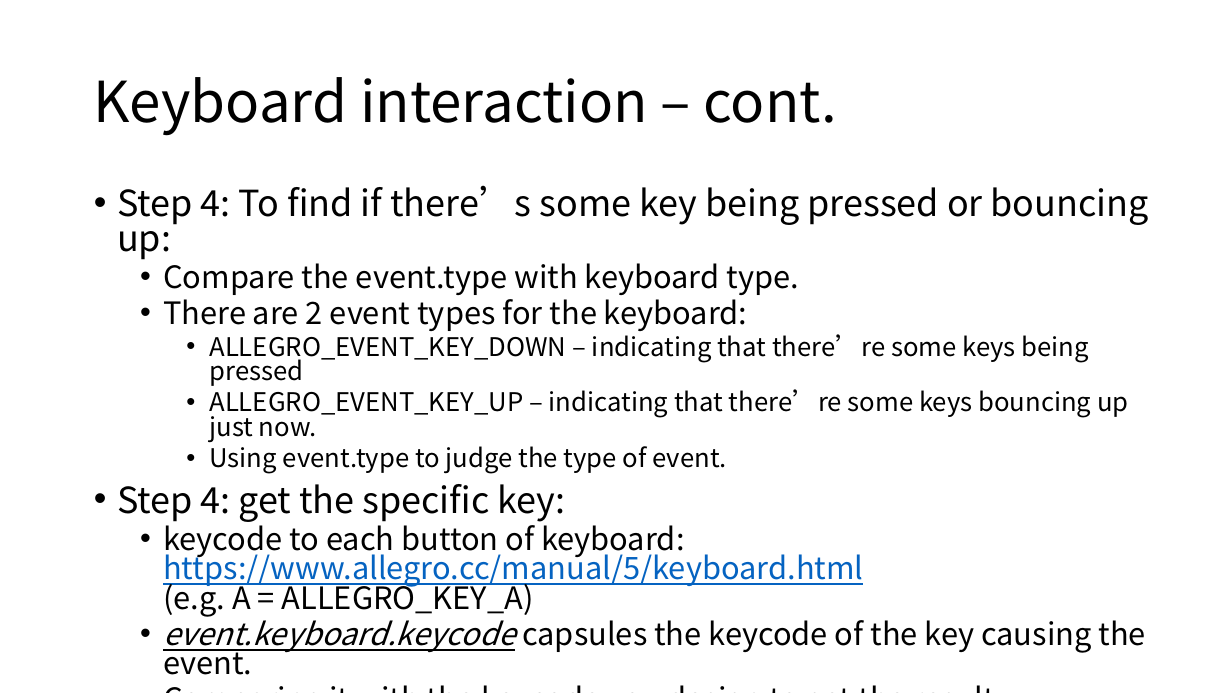
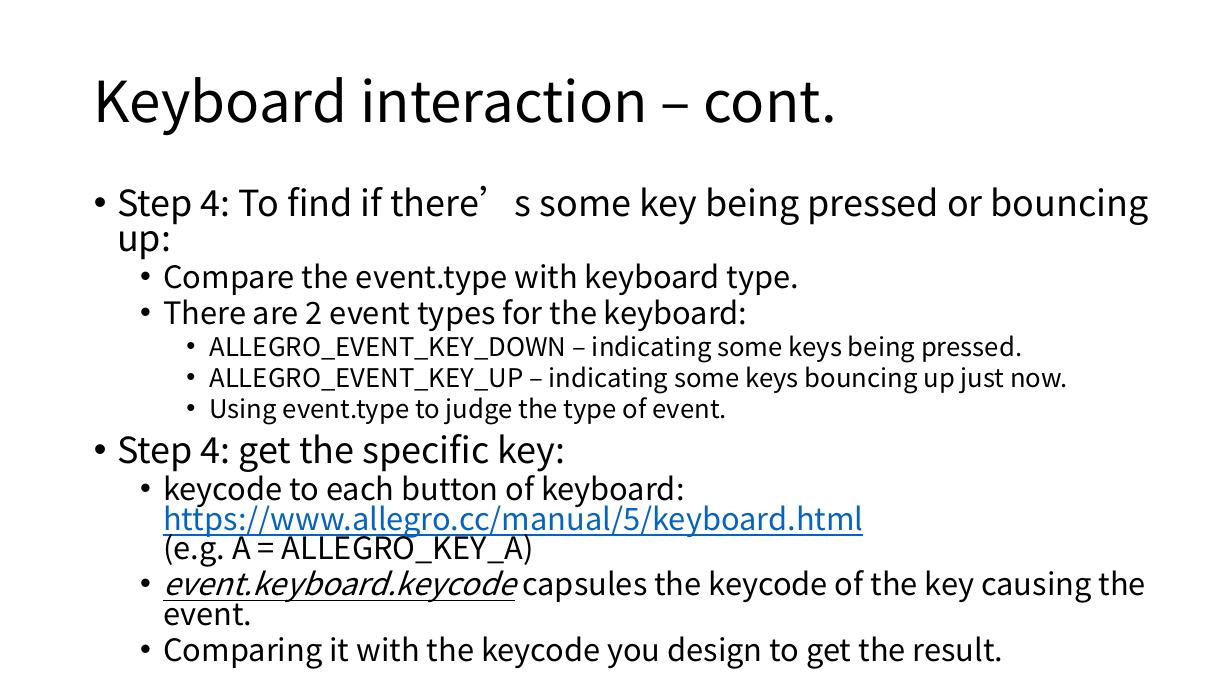
Before and after one commit to arcchang1236/Allegro-5, a slide deck: slide 34 of tutorial/final_proj.pptx (slide 31 before the commit). Drawn at 1232x693 pixels with LibreOffice and Linux fonts; fonts in the diff are those of the drawing. Boxes give left, top, right and bottom in pixels: in the first picture for what was removed or moved away, otherwise in the second. Text is boxed around its words. In the diff, an @@ line names an element or a change of style, - is before the commit and + after.

```diff
--- a/tutorial/final_proj.pptx
+++ b/tutorial/final_proj.pptx
@@ text at box(209, 329, 1068, 393): text changed @@
-    • ALLEGRO_EVENT_KEY_DOWN – indicating that there’re some keys being pressed
-    • ALLEGRO_EVENT_KEY_UP – indicating that there’re some keys bouncing up just now.
+    • ALLEGRO_EVENT_KEY_DOWN – indicating some keys being pressed.
+    • ALLEGRO_EVENT_KEY_UP – indicating some keys bouncing up just now.
```
Also in this commit, not shown: 10 other slides changed, 3 slides added, 6 other files.
